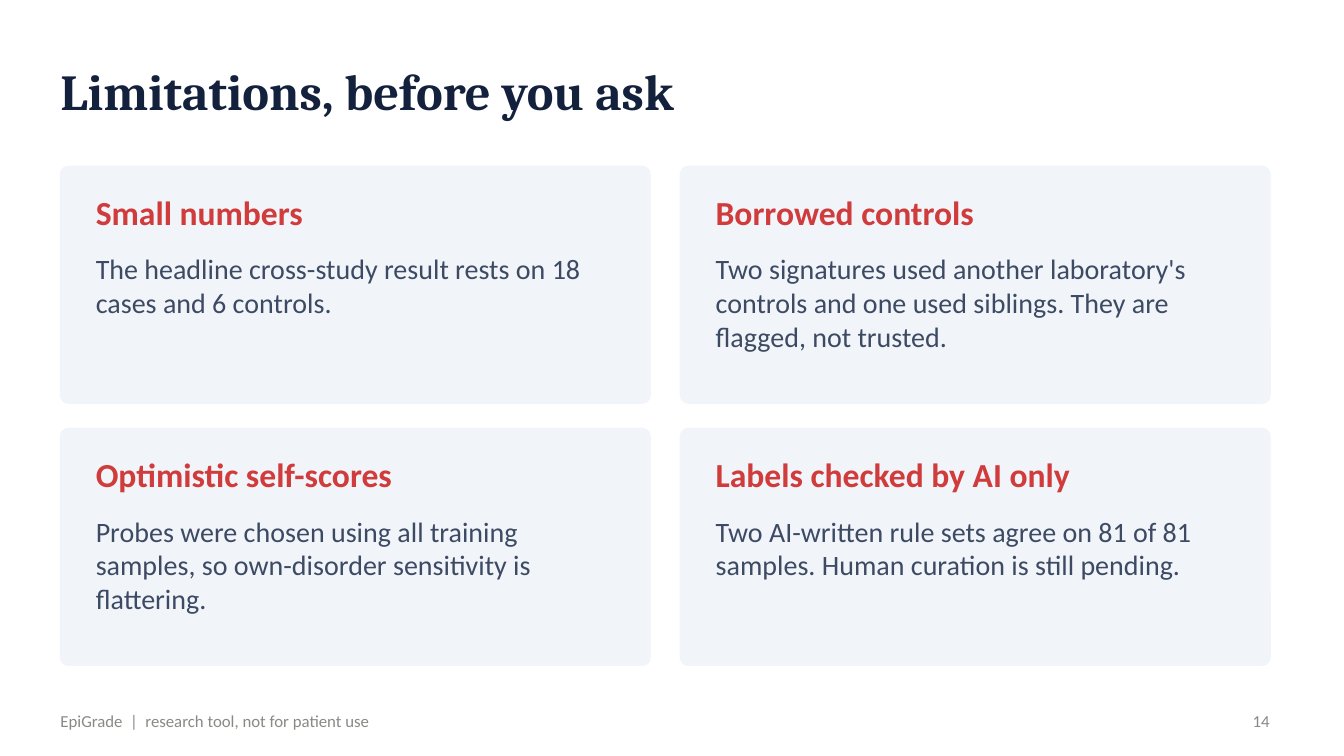
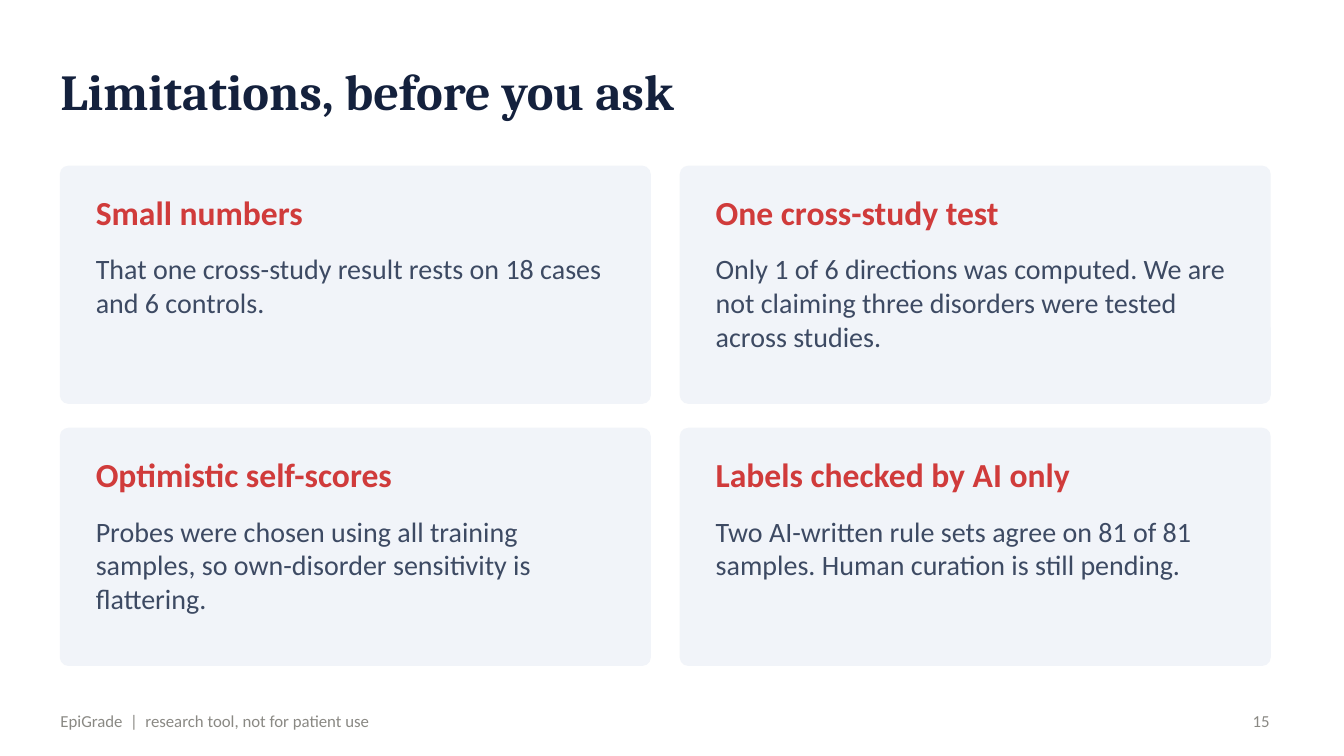
Before and after one commit to cleverlyblue0009/EpiGrade, a slide deck: slide 15 of presentation/EpiGrade_slides.pptx (slide 14 before the commit). Drawn at 1344x756 pixels with LibreOffice and Linux fonts; fonts in the diff are those of the drawing. Boxes give left, top, right and bottom in pixels: in the first picture for what was removed or moved away, otherwise in the second. Text is boxed around its words. In the diff, an @@ line names an element or a change of style, - is before the commit and + after.

```diff
--- a/presentation/EpiGrade_slides.pptx
+++ b/presentation/EpiGrade_slides.pptx
@@ text at box(716, 201, 999, 231): text changed @@
-Borrowed controls
+One cross-study test
@@ text at box(96, 259, 601, 313): text changed @@
-The headline cross-study result rests on 18 cases and 6 controls.
+That one cross-study result rests on 18 cases and 6 controls.
@@ text at box(716, 259, 1225, 347): text changed @@
-Two signatures used another laboratory's controls and one used siblings. They are flagged, not trusted.
+Only 1 of 6 directions was computed. We are not claiming three disorders were tested across studies.
@@ page number at box(1253, 716, 1270, 727): text changed @@
-14
+15
```
Also in this commit, not shown: 4 other slides changed, 1 slide added, 24 other files.
